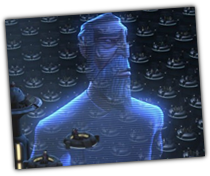
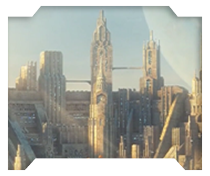
Revision of a layered w=210, h=176 image; what changed, layer by layer:
added layer "Seuil 1" above "Calque 2" over [0, 2, 210, 174]
painted on "Calque 2" over [0, 4, 210, 172]